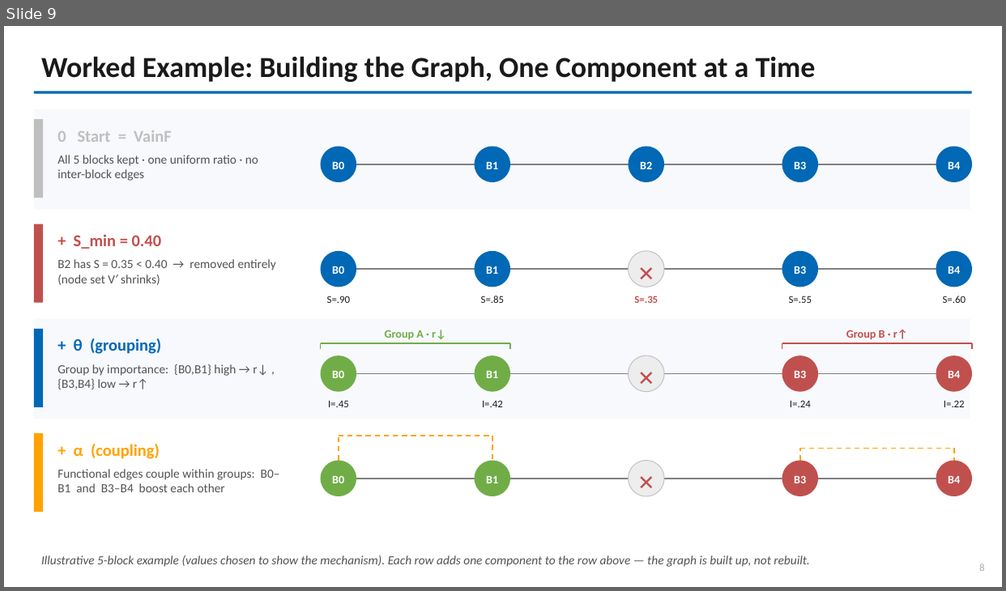
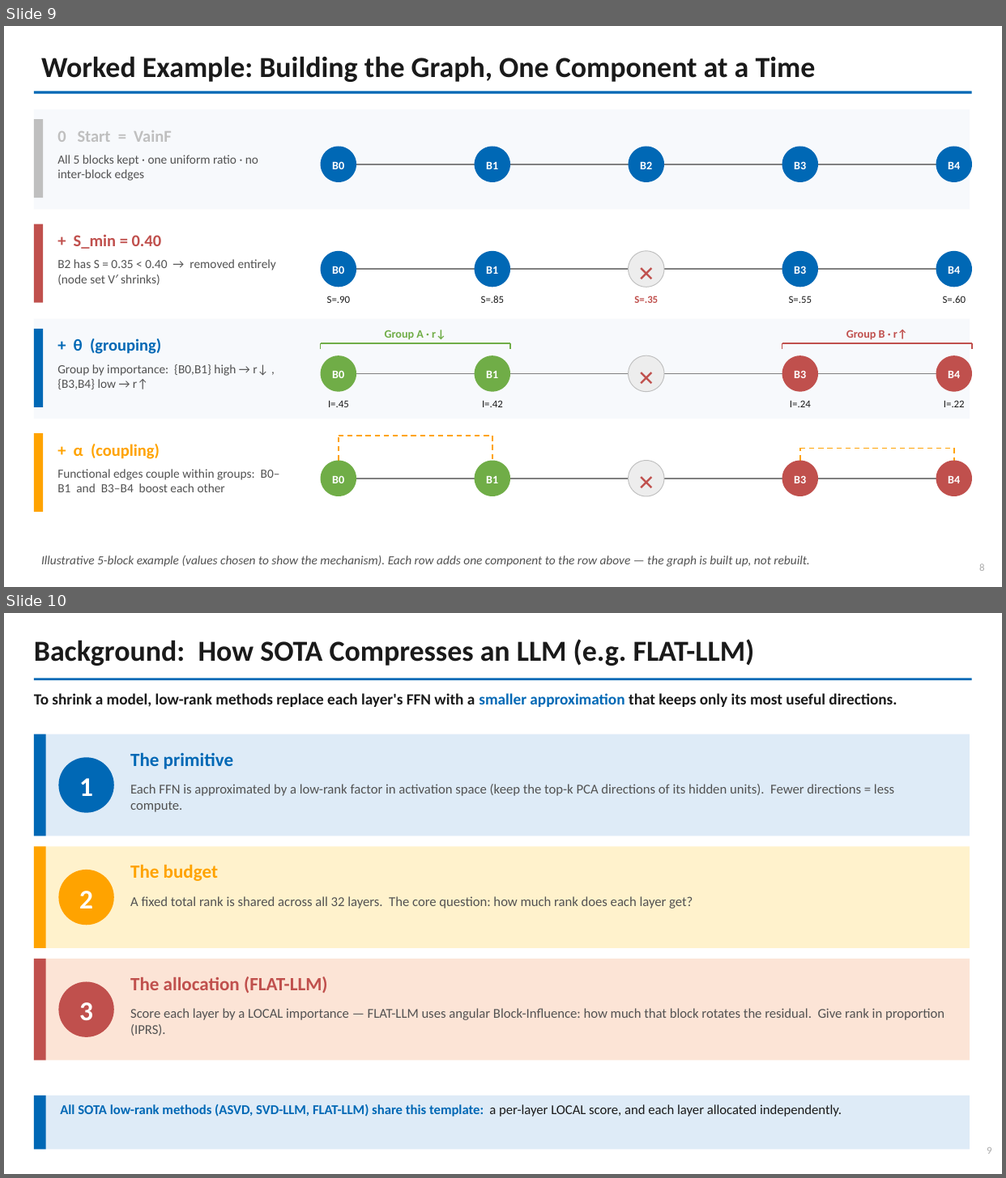
Before and after one commit to shahrzadesmat/HyperGraph, a slide deck: hypergraph_slides.pptx. Shown one above the other, each under a label of ours: slide 9 before the commit, slides 9 and 10 after it. The pictures are 1006x591 and 1006x1178 pixels, drawn with LibreOffice and Linux fonts; fonts in the diff are those of the drawing. Boxes give left, top, right and bottom in pixels: in the first picture for what was removed or moved away, otherwise in the second. Text is boxed around its words. In the diff, an @@ line names an element or a change of style, - is before the commit and + after.

```diff
--- a/hypergraph_slides.pptx
+++ b/hypergraph_slides.pptx
@@ slide 10 added at <box>4,613,1002,1174</box>, background #FFFFFF @@
@@ text added at <box>34,639,755,666</box>, 28 pt, text #1A1A1A, bold @@
+Background: How SOTA Compresses an LLM (e.g. FLAT-LLM)
@@ rectangle added at <box>34,678,972,680</box>, fill #0068B5 @@
@@ text added at <box>34,693,897,707</box>, 15 pt, text #1A1A1A, bold @@
+To shrink a model, low-rank methods replace each layer's FFN with a smaller approximation that keeps only its most useful directions.
@@ rectangle added at <box>34,735,970,836</box>, fill #DEEBF7 @@
@@ rectangle added at <box>34,735,46,836</box>, fill #0068B5 @@
@@ ellipse added at <box>58,757,114,813</box>, fill #0068B5 @@
@@ text added at <box>130,752,233,769</box>, 18 pt, text #0068B5, bold @@
+The primitive
@@ text added at <box>79,778,93,796</box>, 26 pt, text #FFFFFF, bold @@
+1
@@ text added at <box>130,784,894,812</box>, 13 pt, text #525252 @@
+Each FFN is approximated by a low-rank factor in activation space (keep the top-k PCA directions of its hidden units). Fewer directions = less compute.
@@ rectangle added at <box>34,846,970,948</box>, fill #FFF2CC @@
@@ rectangle added at <box>34,846,46,948</box>, fill #FFA300 @@
@@ ellipse added at <box>58,870,114,925</box>, fill #FFA300 @@
@@ text added at <box>130,864,218,881</box>, 18 pt, text #FFA300, bold @@
+The budget
@@ text added at <box>79,891,93,909</box>, 26 pt, text #FFFFFF, bold @@
+2
@@ text added at <box>130,897,692,909</box>, 13 pt, text #525252 @@
+A fixed total rank is shared across all 32 layers. The core question: how much rank does each layer get?
@@ rectangle added at <box>34,959,970,1061</box>, fill #FCE4D6 @@
@@ rectangle added at <box>34,959,46,1061</box>, fill #C0504D @@
@@ text added at <box>130,977,328,993</box>, 18 pt, text #C0504D, bold @@
+The allocation (FLAT-LLM)
@@ ellipse added at <box>58,982,114,1037</box>, fill #C0504D @@
@@ text added at <box>79,1003,93,1020</box>, 26 pt, text #FFFFFF, bold @@
+3
@@ text added at <box>130,1008,944,1036</box>, 13 pt, text #525252 @@
+Score each layer by a LOCAL importance — FLAT-LLM uses angular Block-Influence: how much that block rotates the residual. Give rank in proportion (IPRS).
@@ rectangle added at <box>34,1096,970,1150</box>, fill #DEEBF7 @@
@@ rectangle added at <box>34,1096,46,1150</box>, fill #0068B5 @@
@@ text added at <box>60,1105,842,1117</box>, 13 pt, text #0068B5, bold @@
+All SOTA low-rank methods (ASVD, SVD-LLM, FLAT-LLM) share this template: a per-layer LOCAL score, and each layer allocated independently.
@@ text added at <box>987,1148,991,1154</box>, 10 pt, text #AAAAAA @@
+9
```
Also in this commit, not shown: 3 slides changed, 1 other slide added, 1 other file.
